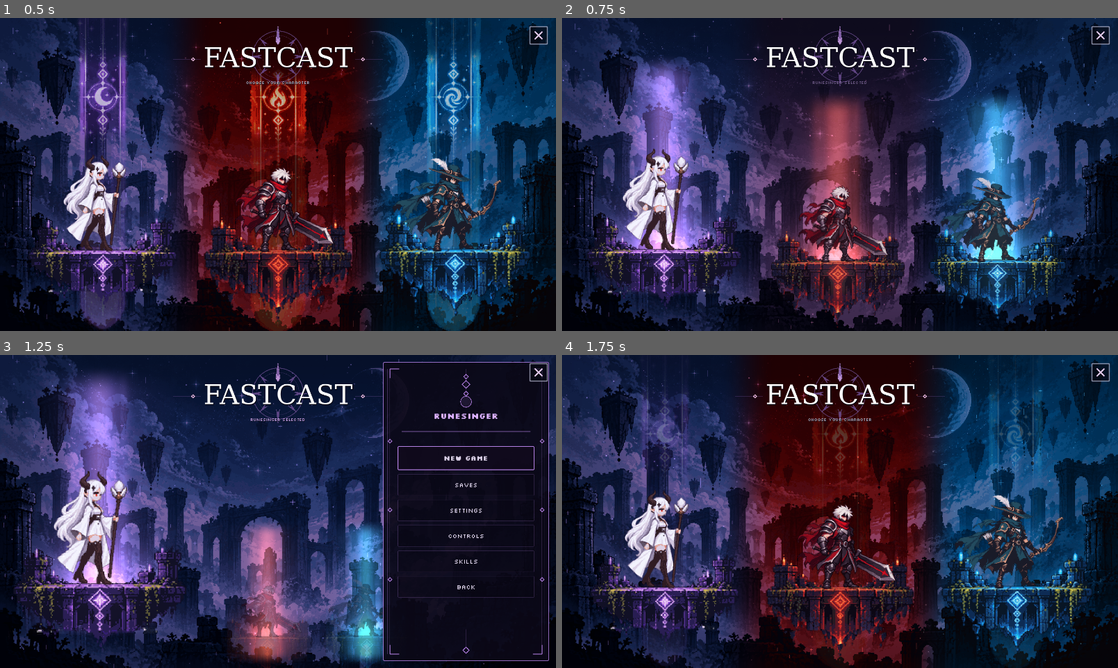
Above: before the commit, frames 1-4 (two rows, left to right).
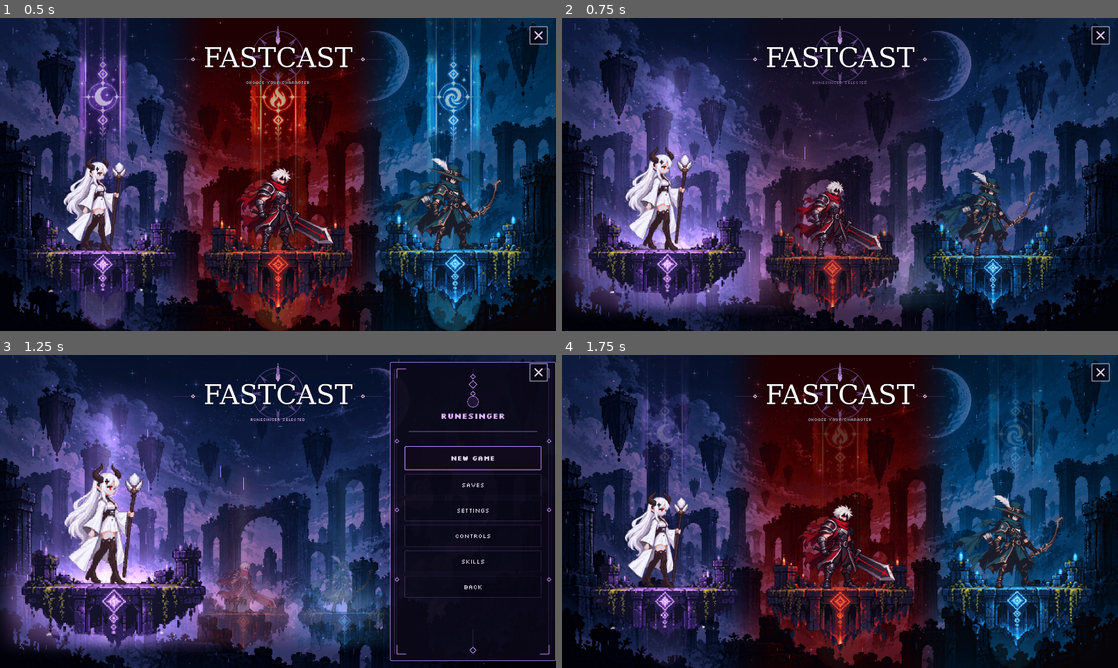
Above: after the commit, the same moments.

Repository: Eclipset13/fastcast
Game: Godot game, scene res://scenes/ui/main_menu.tscn
Same seed, same stepped clock (60 frames per second), same inputs: the game is played once before the commit and once after it.
Inputs (mouse positions are in pixels of both pictures, inside the frame that each line leads up to):
- Up to frame 1 (0.5 s): no input
- Up to frame 2 (0.75 s): click (662, 193) at 0.52 s
- Up to frame 3 (1.25 s): no input
- Up to frame 4 (1.75 s): click "BACK" at 1.25 s

Frame 1 is identical in both runs. In frame 2, 31% of the frame differs, in the area x 0-91%, y 15-99%; in frame 3, 31%; in frame 4, nothing differs.

Commit message:
Polish selected character menu lighting

Diff:
--- a/godot/scenes/ui/main_menu.tscn
+++ b/godot/scenes/ui/main_menu.tscn
@@ -15,6 +15,7 @@
 [ext_resource type="Texture2D" path="res://assets/ui/main-menu/aura-wayfarer.png" id="14_aw"]
 [ext_resource type="Shader" path="res://shaders/ui/main_menu_background.gdshader" id="15_bg_shader"]
 [ext_resource type="Script" path="res://scripts/ui/main_menu_particles.gd" id="16_particles"]
+[ext_resource type="Script" path="res://scripts/ui/character_selection_lighting.gd" id="17_selection_lighting"]
 
 [sub_resource type="ShaderMaterial" id="Material_background"]
 shader = ExtResource("15_bg_shader")
@@ -142,6 +143,13 @@
 speed_max = 26.0
 alpha_scale = 0.66
 seed_offset = 31
+
+[node name="SelectionLighting" type="Control" parent="."]
+layout_mode = 0
+offset_right = 1440.0
+offset_bottom = 810.0
+mouse_filter = 2
+script = ExtResource("17_selection_lighting")
 
 [node name="Characters" type="Control" parent="."]
 layout_mode = 0
--- /dev/null
+++ b/godot/scripts/ui/character_selection_lighting.gd
@@ -0,0 +1,202 @@
+extends Control
+
+const LIGHT_SHADER := preload("res://shaders/ui/character_selection_lighting.gdshader")
+
+const CLASS_COLORS := {
+	"runesinger": Color("c987ff"),
+	"berserker": Color("ff5543"),
+	"wayfarer": Color("4fcaff"),
+}
+const SLOT_IDS: Array[String] = ["runesinger", "berserker", "wayfarer"]
+const ZONE_RECTS: Array[Rect2] = [
+	Rect2(-38.0, 24.0, 640.0, 766.0),
+	Rect2(455.0, 218.0, 350.0, 560.0),
+	Rect2(715.0, 218.0, 350.0, 560.0),
+]
+const ZONE_INTENSITIES: Array[float] = [1.0, 0.31, 0.31]
+const PARTICLES_PER_ZONE: Array[int] = [96, 30, 30]
+
+var selection_alpha: float = 0.0:
+	set(value):
+		selection_alpha = clampf(value, 0.0, 1.0)
+		_apply_alpha()
+
+var _selected_id: String = ""
+var _zone_ids: Array[String] = ["runesinger", "berserker", "wayfarer"]
+var _fields: Array[ColorRect] = []
+var _particles: Array[Dictionary] = []
+var _fade_tween: Tween = null
+var _time: float = 0.0
+var _rng := RandomNumberGenerator.new()
+
+
+func _ready() -> void:
+	mouse_filter = Control.MOUSE_FILTER_IGNORE
+	visible = false
+	_rng.seed = 0x51EC710
+
+	var additive := CanvasItemMaterial.new()
+	additive.blend_mode = CanvasItemMaterial.BLEND_MODE_ADD
+	material = additive
+
+	for zone_index in range(ZONE_RECTS.size()):
+		var field := ColorRect.new()
+		field.name = ["PrimaryGlow", "SecondaryGlowA", "SecondaryGlowB"][zone_index]
+		field.position = ZONE_RECTS[zone_index].position
+		field.size = ZONE_RECTS[zone_index].size
+		field.mouse_filter = Control.MOUSE_FILTER_IGNORE
+
+		var field_material := ShaderMaterial.new()
+		field_material.shader = LIGHT_SHADER
+		field_material.set_shader_parameter("glow_color", Color.WHITE)
+		field_material.set_shader_parameter("intensity", ZONE_INTENSITIES[zone_index])
+		field_material.set_shader_parameter("seed", float(zone_index) * 4.17 + 0.73)
+		field.material = field_material
+		add_child(field)
+		_fields.append(field)
+
+	set_process(true)
+
+
+func show_selection(selected_id: String) -> void:
+	_selected_id = selected_id
+	_zone_ids = [selected_id]
+	for slot_id in SLOT_IDS:
+		if slot_id != selected_id:
+			_zone_ids.append(slot_id)
+
+	for zone_index in range(_fields.size()):
+		var field_material := _fields[zone_index].material as ShaderMaterial
+		field_material.set_shader_parameter(
+			"glow_color",
+			CLASS_COLORS.get(_zone_ids[zone_index], Color("c987ff"))
+		)
+
+	_rebuild_particles()
+	visible = true
+	selection_alpha = 0.0
+	_kill_fade_tween()
+	_fade_tween = create_tween()
+	_fade_tween.tween_property(self, "selection_alpha", 1.0, 0.46).set_trans(Tween.TRANS_CUBIC).set_ease(Tween.EASE_OUT)
+
+
+func hide_selection() -> void:
+	_kill_fade_tween()
+	_fade_tween = create_tween()
+	_fade_tween.tween_property(self, "selection_alpha", 0.0, 0.34).set_trans(Tween.TRANS_CUBIC).set_ease(Tween.EASE_IN_OUT)
+	_fade_tween.finished.connect(func() -> void:
+		if selection_alpha <= 0.001:
+			visible = false
+			_selected_id = ""
+			_particles.clear()
+	)
+
+
+func _process(delta: float) -> void:
+	if not visible:
+		return
+
+	_time += delta
+	for index in range(_particles.size()):
+		var particle: Dictionary = _particles[index]
+		particle["y"] = float(particle["y"]) - float(particle["speed"]) * delta
+		particle["life"] = float(particle["life"]) - delta
+		if float(particle["life"]) <= 0.0 or float(particle["y"]) < float(particle["top"]):
+			particle = _make_particle(int(particle["zone"]), false)
+		_particles[index] = particle
+
+	queue_redraw()
+
+
+func _draw() -> void:
+	if selection_alpha <= 0.001:
+		return
+
+	for particle in _particles:
+		var zone_index := int(particle["zone"])
+		var class_id := _zone_ids[zone_index]
+		var base_color: Color = CLASS_COLORS.get(class_id, Color("c987ff"))
+		var phase := float(particle["phase"])
+		var x := float(particle["x"]) + sin(_time * float(particle["drift_speed"]) + phase) * float(particle["drift"])
+		var y := float(particle["y"])
+		var position := Vector2(round(x), round(y))
+		var life_ratio := clampf(float(particle["life"]) / float(particle["max_life"]), 0.0, 1.0)
+		var life_fade := smoothstep(0.0, 0.16, life_ratio) * smoothstep(0.0, 0.18, 1.0 - life_ratio)
+		var twinkle := 0.74 + sin(_time * float(particle["twinkle_speed"]) + phase) * 0.26
+		var alpha := float(particle["alpha"]) * life_fade * twinkle * selection_alpha
+		var zone_strength := 1.0 if zone_index == 0 else 0.42
+		var color := Color(base_color.r, base_color.g, base_color.b, alpha * zone_strength)
+		var particle_size := float(particle["size"])
+		var shape := int(particle["shape"])
+
+		if shape == 0:
+			var halo := Color(color.r, color.g, color.b, color.a * 0.22)
+			draw_rect(Rect2(position - Vector2.ONE * (particle_size + 3.0) * 0.5, Vector2.ONE * (particle_size + 3.0)), halo)
+			draw_rect(Rect2(position - Vector2.ONE * particle_size * 0.5, Vector2.ONE * particle_size), color)
+		elif shape == 1:
+			var streak_length := particle_size * (5.5 if zone_index == 0 else 3.8)
+			draw_line(
+				position + Vector2(0.0, streak_length),
+				position - Vector2(0.0, streak_length),
+				color,
+				maxf(1.0, particle_size * 0.55)
+			)
+		else:
+			var radius := particle_size * 3.2
+			draw_line(position + Vector2(-radius, 0.0), position + Vector2(radius, 0.0), color, 1.0)
+			draw_line(position + Vector2(0.0, -radius), position + Vector2(0.0, radius), color, 1.0)
+			var core := Color(1.0, 0.96, 1.0, color.a * 0.85)
+			draw_rect(Rect2(position - Vector2.ONE, Vector2(2.0, 2.0)), core)
+
+
+func _rebuild_particles() -> void:
+	_particles.clear()
+	for zone_index in range(ZONE_RECTS.size()):
+		for particle_index in range(PARTICLES_PER_ZONE[zone_index]):
+			_particles.append(_make_particle(zone_index, true))
+
+
+func _make_particle(zone_index: int, initial: bool) -> Dictionary:
+	var zone := ZONE_RECTS[zone_index]
+	var center_x := zone.position.x + zone.size.x * 0.5
+	var spread := zone.size.x * (0.34 if zone_index == 0 else 0.27)
+	var bottom := zone.position.y + zone.size.y * (0.90 if zone_index == 0 else 0.91)
+	var top := zone.position.y + zone.size.y * (0.16 if zone_index == 0 else 0.28)
+	var max_life := _rng.randf_range(2.3, 5.4) if zone_index == 0 else _rng.randf_range(2.0, 4.2)
+	var shape_roll := _rng.randf()
+	var shape := 0
+	if shape_roll > 0.94:
+		shape = 2
+	elif shape_roll > 0.76:
+		shape = 1
+
+	var particle_y := _rng.randf_range(top, bottom) if initial else bottom + _rng.randf_range(0.0, 32.0)
+	var life := _rng.randf_range(0.25, max_life) if initial else max_life
+	return {
+		"zone": zone_index,
+		"x": center_x + _rng.randfn(0.0, spread),
+		"y": particle_y,
+		"top": top,
+		"speed": _rng.randf_range(30.0, 76.0) if zone_index == 0 else _rng.randf_range(22.0, 48.0),
+		"size": _rng.randf_range(1.3, 3.1) if zone_index == 0 else _rng.randf_range(1.0, 2.2),
+		"alpha": _rng.randf_range(0.40, 0.92),
+		"phase": _rng.randf_range(0.0, TAU),
+		"drift": _rng.randf_range(2.0, 13.0),
+		"drift_speed": _rng.randf_range(0.32, 0.88),
+		"twinkle_speed": _rng.randf_range(0.8, 2.1),
+		"life": life,
+		"max_life": max_life,
+		"shape": shape,
+	}
+
+
+func _apply_alpha() -> void:
+	for field in _fields:
+		field.modulate.a = selection_alpha
+	queue_redraw()
+
+
+func _kill_fade_tween() -> void:
+	if _fade_tween != null:
+		_fade_tween.kill()
+		_fade_tween = null
--- a/godot/scripts/ui/main_menu.gd
+++ b/godot/scripts/ui/main_menu.gd
@@ -8,11 +8,11 @@
 	"berserker": Color("ff5a43"),
 	"wayfarer": Color("50c9ff"),
 }
-const SELECTED_SLOT_POSITION := Vector2(18.0, -8.0)
-const SELECTED_SLOT_SCALE := Vector2(1.16, 1.16)
-const BACK_SLOT_POSITIONS := [Vector2(452.0, 126.0), Vector2(708.0, 126.0)]
+const SELECTED_SLOT_POSITION := Vector2(55.0, -8.0)
+const SELECTED_SLOT_SCALE := Vector2(1.24, 1.24)
+const BACK_SLOT_POSITIONS := [Vector2(390.0, 64.0), Vector2(650.0, 64.0)]
 const BACK_SLOT_SCALE := Vector2(0.62, 0.62)
-const ACTION_MENU_OPEN_POSITION := Vector2(992.0, 18.0)
+const ACTION_MENU_OPEN_POSITION := Vector2(1010.0, 18.0)
 const ACTION_MENU_CLOSED_POSITION := Vector2(1452.0, 18.0)
 const CLASS_ACCENTS := {
 	"runesinger": Color("cb91ff"),
@@ -24,6 +24,7 @@
 @onready var _background: TextureRect = $Background
 @onready var _background_particles: Control = $BackgroundParticles
 @onready var _foreground_particles: Control = $ForegroundParticles
+@onready var _selection_lighting: Control = $SelectionLighting
 @onready var _action_menu: Control = $ActionMenu
 @onready var _action_title: Label = $ActionMenu/ClassName
 @onready var _action_panel: Panel = $ActionMenu/Panel
@@ -70,16 +71,16 @@
 		slot.add_child(underglow)
 		slot.move_child(underglow, 1)
 
-		var selection_glow: ColorRect = _create_selection_glow(slot_id)
-		slot.add_child(selection_glow)
-		slot.move_child(selection_glow, 2)
+		var character := slot.get_node("Character") as TextureRect
+		var character_rim := _create_character_rim(slot_id, character)
+		slot.add_child(character_rim)
+		slot.move_child(character_rim, character.get_index())
 
 		_slot_home[slot_id] = slot.position
 		var button := slot.get_node("HitArea") as Button
 		button.pressed.connect(_select_character.bind(slot_id))
 		button.mouse_entered.connect(_hover_slot.bind(slot_id, true))
 		button.mouse_exited.connect(_hover_slot.bind(slot_id, false))
-		var character := slot.get_node("Character") as Control
 		character.pivot_offset = Vector2(240, 604) - character.position
 
 	$ExitButton.pressed.connect(_exit_game)
@@ -169,6 +170,7 @@
 	_selected = slot_id
 	GameSession.selected_class = slot_id
 	_focus_background(slot_id)
+	_selection_lighting.call("show_selection", slot_id)
 	_apply_action_theme(slot_id)
 	_action_title.text = _display_name(slot_id)
 	_status.text = ""
@@ -231,16 +233,16 @@
 	).set_trans(Tween.TRANS_CUBIC).set_ease(Tween.EASE_OUT)
 	var character := slot.get_node("Character") as CanvasItem
 	var platform := slot.get_node("Platform") as CanvasItem
-	var glow := slot.get_node_or_null("SelectionGlow") as CanvasItem
-	var dim_color := Color.WHITE if chosen else Color(0.42, 0.45, 0.56, 0.42)
+	var rim := slot.get_node_or_null("CharacterRim") as CanvasItem
+	var dim_color := Color.WHITE if chosen else Color(0.60, 0.62, 0.72, 0.50)
 
 	tween.tween_property(character, "modulate", dim_color, 0.30)
 	tween.tween_property(platform, "modulate", dim_color, 0.30)
-	if glow != null:
+	if rim != null:
 		tween.tween_property(
-			glow,
+			rim,
 			"modulate:a",
-			0.90 if chosen else 0.34,
+			1.0 if chosen else 0.30,
 			0.34
 		)
 	_slot_tweens[slot_id] = tween
@@ -251,6 +253,7 @@
 		return
 
 	_clear_background_focus()
+	_selection_lighting.call("hide_selection")
 	_status.text = ""
 
 	var menu_tween := create_tween()
@@ -279,9 +282,9 @@
 		var platform := slot.get_node("Platform") as CanvasItem
 		tween.tween_property(character, "modulate", Color.WHITE, 0.30)
 		tween.tween_property(platform, "modulate", Color.WHITE, 0.30)
-		var selection_glow := slot.get_node_or_null("SelectionGlow") as CanvasItem
-		if selection_glow != null:
-			tween.tween_property(selection_glow, "modulate:a", 0.0, 0.22)
+		var character_rim := slot.get_node_or_null("CharacterRim") as CanvasItem
+		if character_rim != null:
+			tween.tween_property(character_rim, "modulate:a", 0.0, 0.22)
 		_fade_slot_runes(slot_id, 0.0, 0.01)
 		_slot_tweens[slot_id] = tween
 
@@ -306,23 +309,27 @@
 			_fade_slot_runes(slot_id, AURA_ALPHA, 0.20)
 
 
-func _create_selection_glow(slot_id: String) -> ColorRect:
-	var glow := ColorRect.new()
-	glow.name = "SelectionGlow"
-	glow.position = Vector2(72.0, 112.0)
-	glow.size = Vector2(336.0, 610.0)
-	glow.mouse_filter = Control.MOUSE_FILTER_IGNORE
-	glow.modulate.a = 0.0
-
-	var material: ShaderMaterial = ShaderMaterial.new()
+func _create_character_rim(slot_id: String, character: TextureRect) -> TextureRect:
+	var rim := TextureRect.new()
+	rim.name = "CharacterRim"
+	rim.position = character.position
+	rim.size = character.size
+	rim.texture = character.texture
+	rim.expand_mode = TextureRect.EXPAND_IGNORE_SIZE
+	rim.stretch_mode = character.stretch_mode
+	rim.texture_filter = character.texture_filter
+	rim.mouse_filter = Control.MOUSE_FILTER_IGNORE
+	rim.modulate.a = 0.0
+
+	var material := ShaderMaterial.new()
 	material.shader = SELECTION_GLOW_SHADER
 	material.set_shader_parameter(
 		"glow_color",
 		SELECTION_GLOW_COLORS.get(slot_id, Color("c987ff"))
 	)
-	material.set_shader_parameter("intensity", 1.0)
-	glow.material = material
-	return glow
+	material.set_shader_parameter("intensity", 1.15)
+	rim.material = material
+	return rim
 
 
 func _fade_slot_runes(slot_id: String, target_alpha: float, duration: float) -> void:
--- a/godot/shaders/ui/character_selection_glow.gdshader
+++ b/godot/shaders/ui/character_selection_glow.gdshader
@@ -5,28 +5,24 @@
 uniform float intensity : hint_range(0.0, 2.0) = 1.0;
 
 void fragment() {
-	vec2 p = UV;
-	float x = p.x - 0.5;
+	float node_alpha = COLOR.a;
+	vec2 pixel = TEXTURE_PIXEL_SIZE;
+	float centre = texture(TEXTURE, UV).a;
+	float near_halo = 0.0;
+	float far_halo = 0.0;
 
-	float wide = exp(-(x * x) / 0.080);
-	float core = exp(-(x * x) / 0.018);
-	float vertical_fade = smoothstep(0.0, 0.12, p.y) * (1.0 - smoothstep(0.91, 1.0, p.y));
+	for (int index = 0; index < 8; index++) {
+		float angle = float(index) * 0.78539816339;
+		vec2 direction = vec2(cos(angle), sin(angle));
+		near_halo += texture(TEXTURE, UV + direction * pixel * 1.45).a;
+		far_halo += texture(TEXTURE, UV + direction * pixel * 3.15).a;
+	}
 
-	vec2 floor_delta = vec2((p.x - 0.5) / 0.36, (p.y - 0.83) / 0.16);
-	float floor_bloom = exp(-dot(floor_delta, floor_delta));
-
-	float ray_a = exp(-pow((x - 0.16) / 0.035, 2.0));
-	float ray_b = exp(-pow((x + 0.18) / 0.045, 2.0));
-	float rays = (ray_a + ray_b) * 0.12;
-
-	float alpha = (
-		wide * 0.20 +
-		core * 0.34 +
-		floor_bloom * 0.58 +
-		rays
-	) * vertical_fade * intensity;
-
-	// Keep the centre bright without turning it into a solid rectangle.
-	vec3 rgb = glow_color.rgb * (0.72 + core * 0.38 + floor_bloom * 0.24);
-	COLOR = vec4(rgb, alpha * glow_color.a);
+	near_halo /= 8.0;
+	far_halo /= 8.0;
+	float soft_rim = max(near_halo * 0.72 + far_halo * 0.44 - centre * 0.62, 0.0);
+	float reflected_air = max(far_halo - centre * 0.35, 0.0) * 0.28;
+	float alpha = (soft_rim + reflected_air) * intensity * glow_color.a * node_alpha;
+	vec3 rgb = mix(glow_color.rgb, vec3(1.0, 0.95, 1.0), near_halo * 0.18);
+	COLOR = vec4(rgb, alpha);
 }
--- /dev/null
+++ b/godot/shaders/ui/character_selection_lighting.gdshader
@@ -0,0 +1,83 @@
+shader_type canvas_item;
+render_mode blend_add;
+
+uniform vec4 glow_color : source_color = vec4(0.79, 0.53, 1.0, 1.0);
+uniform float intensity : hint_range(0.0, 1.5) = 1.0;
+uniform float seed = 0.0;
+
+float hash(vec2 p) {
+	return fract(sin(dot(p, vec2(127.1, 311.7))) * 43758.5453123);
+}
+
+float noise(vec2 p) {
+	vec2 i = floor(p);
+	vec2 f = fract(p);
+	f = f * f * (3.0 - 2.0 * f);
+	return mix(
+		mix(hash(i), hash(i + vec2(1.0, 0.0)), f.x),
+		mix(hash(i + vec2(0.0, 1.0)), hash(i + vec2(1.0, 1.0)), f.x),
+		f.y
+	);
+}
+
+float fbm(vec2 p) {
+	float value = 0.0;
+	float weight = 0.52;
+	for (int octave = 0; octave < 4; octave++) {
+		value += noise(p) * weight;
+		p = p * 2.03 + vec2(7.7, 3.1);
+		weight *= 0.48;
+	}
+	return value;
+}
+
+void fragment() {
+	float node_alpha = COLOR.a;
+	vec2 uv = UV;
+	float x = uv.x - 0.5;
+	float pulse = 1.0 + sin(TIME * 1.15 + seed) * 0.055;
+
+	float side_fade = smoothstep(0.0, 0.16, uv.x) * smoothstep(0.0, 0.16, 1.0 - uv.x);
+	float top_fade = smoothstep(0.0, 0.14, uv.y);
+	float bottom_fade = smoothstep(0.0, 0.07, 1.0 - uv.y);
+	float edge_fade = side_fade * top_fade * bottom_fade;
+
+	float taper = mix(0.62, 1.0, smoothstep(0.02, 0.84, uv.y));
+	float shaped_x = x / taper;
+	float broad_beam = exp(-pow(shaped_x / 0.34, 2.0));
+	float central_beam = exp(-pow(shaped_x / 0.115, 2.0));
+	float white_core = exp(-pow(shaped_x / 0.042, 2.0));
+	float beam_height = smoothstep(0.0, 0.28, uv.y) * (1.0 - smoothstep(0.91, 1.0, uv.y));
+
+	float ray_a = exp(-pow((x + 0.205 + sin(TIME * 0.19 + seed) * 0.008) / 0.018, 2.0));
+	float ray_b = exp(-pow((x - 0.176 + sin(TIME * 0.23 + seed * 1.7) * 0.006) / 0.026, 2.0));
+	float ray_c = exp(-pow((x + 0.075) / 0.010, 2.0));
+	float streak_flicker = 0.77 + sin(TIME * 0.72 + seed * 3.0) * 0.12;
+	float streaks = (ray_a * 0.12 + ray_b * 0.10 + ray_c * 0.065) * streak_flicker * beam_height;
+
+	vec2 floor_p = vec2(x / 0.40, (uv.y - 0.79) / 0.105);
+	float floor_bloom = exp(-dot(floor_p, floor_p));
+	vec2 spill_p = vec2(x / 0.53, (uv.y - 0.84) / 0.17);
+	float environment_spill = exp(-dot(spill_p, spill_p));
+	vec2 body_p = vec2(x / 0.29, (uv.y - 0.58) / 0.31);
+	float body_air = exp(-dot(body_p, body_p));
+
+	vec2 smoke_uv = vec2(x * 3.2 + seed, uv.y * 3.0 - TIME * 0.055);
+	float smoke_noise = fbm(smoke_uv + vec2(sin(uv.y * 7.0 + TIME * 0.11), 0.0));
+	float smoke = smoothstep(0.44, 0.82, smoke_noise) * broad_beam * beam_height;
+
+	float alpha = (
+		broad_beam * beam_height * 0.105 +
+		central_beam * beam_height * 0.205 +
+		white_core * beam_height * 0.07 +
+		floor_bloom * 0.68 +
+		environment_spill * 0.22 +
+		body_air * 0.13 +
+		streaks +
+		smoke * 0.15
+	) * edge_fade * intensity * pulse;
+
+	float hot_center = clamp(white_core * beam_height * 0.34 + floor_bloom * 0.42, 0.0, 0.58);
+	vec3 light_rgb = mix(glow_color.rgb, vec3(1.0, 0.94, 1.0), hot_center);
+	COLOR = vec4(light_rgb, alpha * glow_color.a * node_alpha);
+}
--- a/godot/tests/main_menu_check.gd
+++ b/godot/tests/main_menu_check.gd
@@ -15,6 +15,11 @@
 	await process_frame
 	assert(root.content_scale_size == Vector2i(1440, 810))
 	assert(menu.get_node("Background").texture.get_size() == Vector2(1440, 810))
+	assert(menu.get_node("Header/Title").get_theme_color("font_color") == Color.WHITE, "FASTCAST is pure white")
+	var lighting := menu.get_node("SelectionLighting")
+	assert(lighting.get_node("PrimaryGlow") != null)
+	assert(lighting.get_node("SecondaryGlowA") != null)
+	assert(lighting.get_node("SecondaryGlowB") != null)
 	# Source-space foot rows and platform planes, measured from the authored PNGs.
 	var feet: Array[float] = [126.0, 119.0, 122.0]
 	var surfaces: Array[float] = [53.0, 46.0, 53.0]
@@ -37,28 +42,43 @@
 	for selected in range(3):
 		var button := menu.get_node("Characters/" + names[selected] + "/HitArea") as Button
 		button.pressed.emit()
-		await create_timer(0.65).timeout
+		await create_timer(0.75).timeout
 		assert(menu.get_node("ActionMenu").visible)
+		assert(menu.get_node("ActionMenu").position == Vector2(1010, 18))
+		assert(lighting.visible)
+		assert(float(lighting.get("selection_alpha")) > 0.99)
+		var background_slot := 0
 		for index in range(3):
 			var slot := menu.get_node("Characters/" + names[index]) as Control
+			var aura := slot.get_node("Aura") as CanvasItem
+			var rim := slot.get_node("CharacterRim") as CanvasItem
+			assert(aura.modulate.a < 0.01, "Old rune columns stay hidden while selected")
 			if index == selected:
-				assert(slot.position == homes[index])
-			elif index < selected:
-				assert(slot.position.x + slot.size.x < 0, "Left sections leave the viewport")
+				assert(slot.position == Vector2(55, -8))
+				assert(slot.scale == Vector2(1.24, 1.24))
+				assert(rim.modulate.a > 0.98)
 			else:
-				assert(slot.position.x > 1440, "Right sections leave the viewport")
+				assert(slot.position == [Vector2(390, 64), Vector2(650, 64)][background_slot])
+				assert(slot.scale == Vector2(0.62, 0.62))
+				assert(rim.modulate.a > 0.28 and rim.modulate.a < 0.32)
+				background_slot += 1
 		await _capture(names[selected].to_lower())
 		menu.get_node("ActionMenu/Buttons/Back").pressed.emit()
-		await create_timer(0.45).timeout
+		await create_timer(0.70).timeout
+		assert(not lighting.visible)
+		assert(not menu.get_node("ActionMenu").visible)
 		for index in range(3):
-			assert(menu.get_node("Characters/" + names[index]).position == homes[index])
+			var slot := menu.get_node("Characters/" + names[index]) as Control
+			assert(slot.position == homes[index])
+			assert(slot.scale == Vector2.ONE)
+			assert((slot.get_node("Aura") as CanvasItem).modulate.a > 0.70, "Rune columns return after Back")
 	menu.get_node("Characters/Runesinger/HitArea").pressed.emit()
-	await create_timer(0.5).timeout
+	await create_timer(0.75).timeout
 	menu.get_node("ActionMenu/Buttons/NewGame").pressed.emit()
 	await create_timer(1.0).timeout
 	assert(current_scene.scene_file_path == "res://scenes/main.tscn")
 	assert(root.content_scale_size == Vector2i(480, 270), "Gameplay restores its own viewport")
-	print("MENU CHECK PASS: resources, layout, three selections, back, New Game, gameplay viewport")
+	print("MENU CHECK PASS: resources, selection lighting, three selections, Back, New Game, gameplay viewport")
 	quit()
 
 
Not shown: 1 places in godot/scenes/ui/main_menu.tscn that only renumber resources
Not shown, added: godot/scripts/ui/character_selection_lighting.gd.uid
Not shown, added: godot/scripts/ui/main_menu_particles.gd.uid
Not shown, added: godot/shaders/player/dash_afterimage.gdshader.uid
Not shown, added: godot/shaders/ui/character_selection_glow.gdshader.uid
Not shown, added: godot/shaders/ui/character_selection_lighting.gdshader.uid
Not shown, added: godot/shaders/ui/main_menu_background.gdshader.uid
